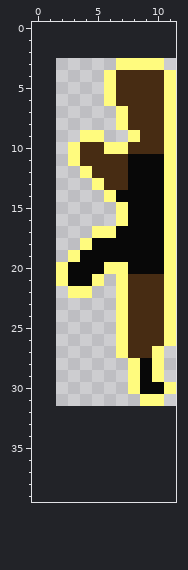
File history of a pixel-art sprite, src/GMTK_19/Assets/Roma/AK.png. The first picture shows the starting point.
The file is 10x29 pixels. The old version is drawn lined up with the new one, on the new canvas.
New version:
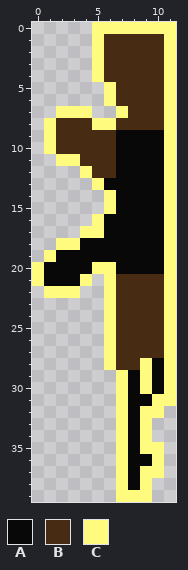
Palette (. is transparent): A #080808  B #472c13  C #fffb7e
The edit:
canvas 10x29 -> 12x40, the old top-left corner now at 2,3
@@ x 0..11 @@
- 0 ............
- 1 ............
- 2 ............
- 3 .......CCCC.
- 4 ......CBBBBC
+ 0 .....CCCCCCC
+ 1 .....CBBBBBC
+ 2 .....CBBBBBC
+ 3 .....CBBBBBC
+ 4 .....CBBBBBC
  5 ......CBBBBC
  6 ......CBBBBC
- 7 .......CBBBC
- 8 .......CBBBC
- 9 ....CC..CBBC
-10 ...CBBCCBBBC
-11 ...CBBBBAAAC
-12 ....CBBBAAAC
-13 .....CBBAAAC
+ 7 ..CCC..CBBBC
+ 8 .CBBBCCBBBBC
+ 9 .CBBBBBAAAAC
+10 .CBBBBBAAAAC
+11 ..CCBBBAAAAC
+12 ....CBBAAAAC
+13 .....CAAAAAC
 14 ......CAAAAC
-15 .......CAAAC
-16 .......CAAAC
-17 .....CCAAAAC
-18 ....CAAAAAAC
-19 ...CAAAAAAAC
-20 ..CAAACCAAAC
-21 ..CAAC.CBBBC
-22 ...CC..CBBBC
-23 .......CBBBC
-24 .......CBBBC
-25 .......CBBBC
-26 .......CBBBC
-27 .......CBBC.
-28 ........CAC.
-29 ........CAC.
-30 ........CAAC
-31 .........CC.
-32 ............
-33 ............
-34 ............
-35 ............
-36 ............
-37 ............
-38 ............
-39 ............
+15 ......CAAAAC
+16 .....CAAAAAC
+17 ....CCAAAAAC
+18 ..CCAAAAAAAC
+19 .CAAAAAAAAAC
+20 CAAAACCAAAAC
+21 CAAAC.CBBBBC
+22 .CCC..CBBBBC
+23 ......CBBBBC
+24 ......CBBBBC
+25 ......CBBBBC
+26 ......CBBBBC
+27 ......CBBBBC
+28 ......CBBCAC
+29 .......CACAC
+30 .......CACAC
+31 .......CAACC
+32 .......CACC.
+33 .......CAC..
+34 .......CAC..
+35 .......CACC.
+36 .......CAAC.
+37 .......CACC.
+38 .......CAC..
+39 .......CCC..
Pixel boxes of the changes (left, top, right, bottom) in both pictures:
changed: (32, 22, 176, 502)
